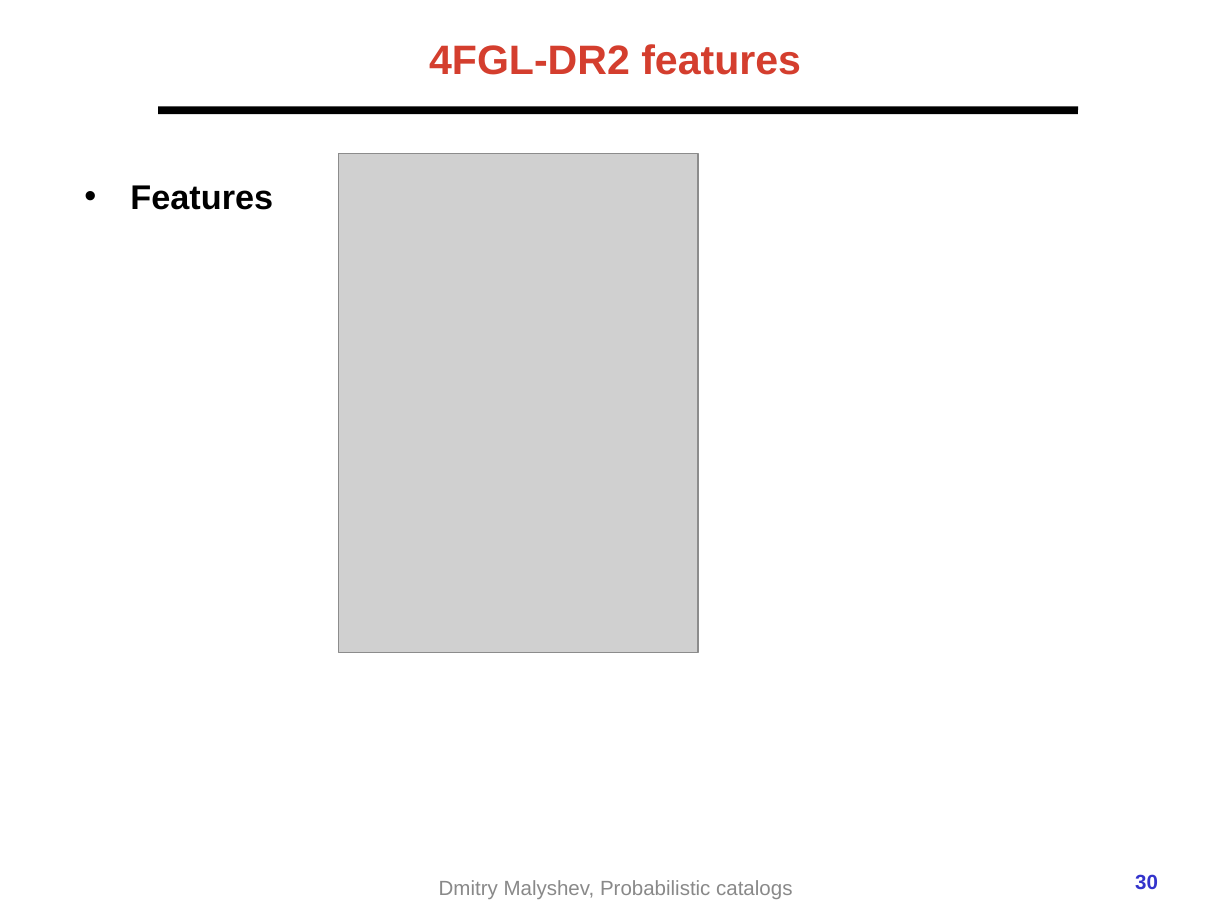
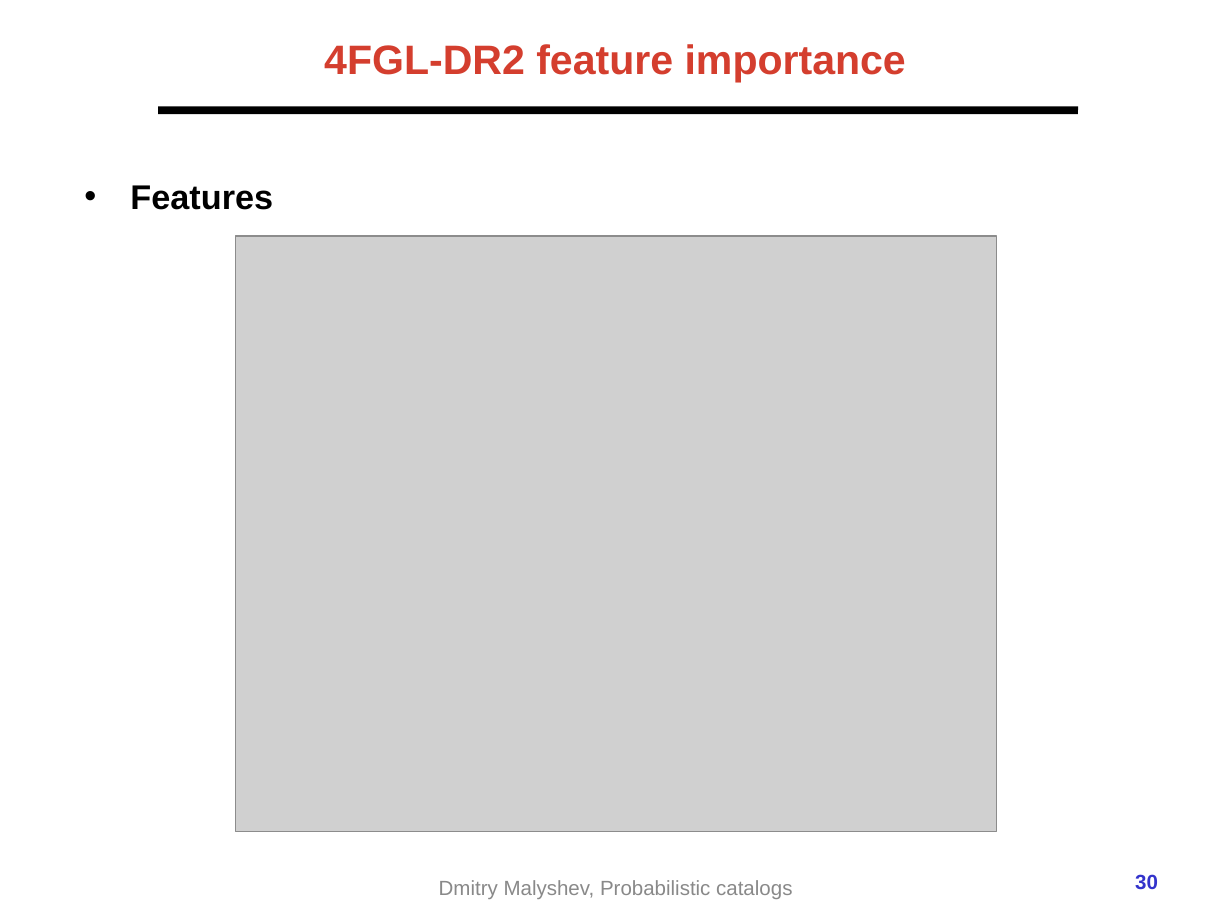
Before and after one commit to aakashbhat/Fermi-LAT, a slide deck: slide 30 of presentations/2021-02-Fermi_prob_catalog_gamma_group.pptx. Drawn at 1232x924 pixels with LibreOffice and Linux fonts; fonts in the diff are those of the drawing; grey boxes stand for pictures; background and template pictures are left out. Boxes give left, top, right and bottom in pixels: in the first picture for what was removed or moved away, otherwise in the second. Text is boxed around its words. In the diff, an @@ line names an element or a change of style, - is before the commit and + after.

```diff
--- a/presentations/2021-02-Fermi_prob_catalog_gamma_group.pptx
+++ b/presentations/2021-02-Fermi_prob_catalog_gamma_group.pptx
@@ title at <box>324,44,906,82</box>: text changed @@
-4FGL-DR2 features
+4FGL-DR2 feature importance
@@ picture removed at <box>339,154,699,653</box> @@
@@ picture added at <box>235,237,997,832</box> @@
```
Also in this commit, not shown: 5 other slides changed.
